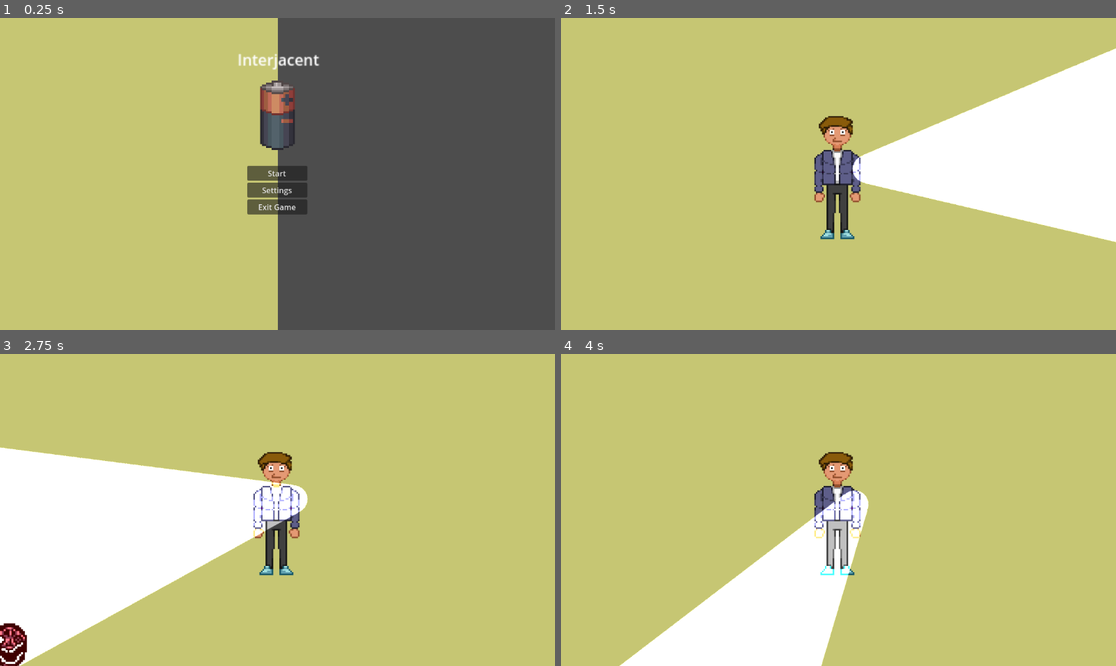
Above: before the commit, frames 1-4 (two rows, left to right).
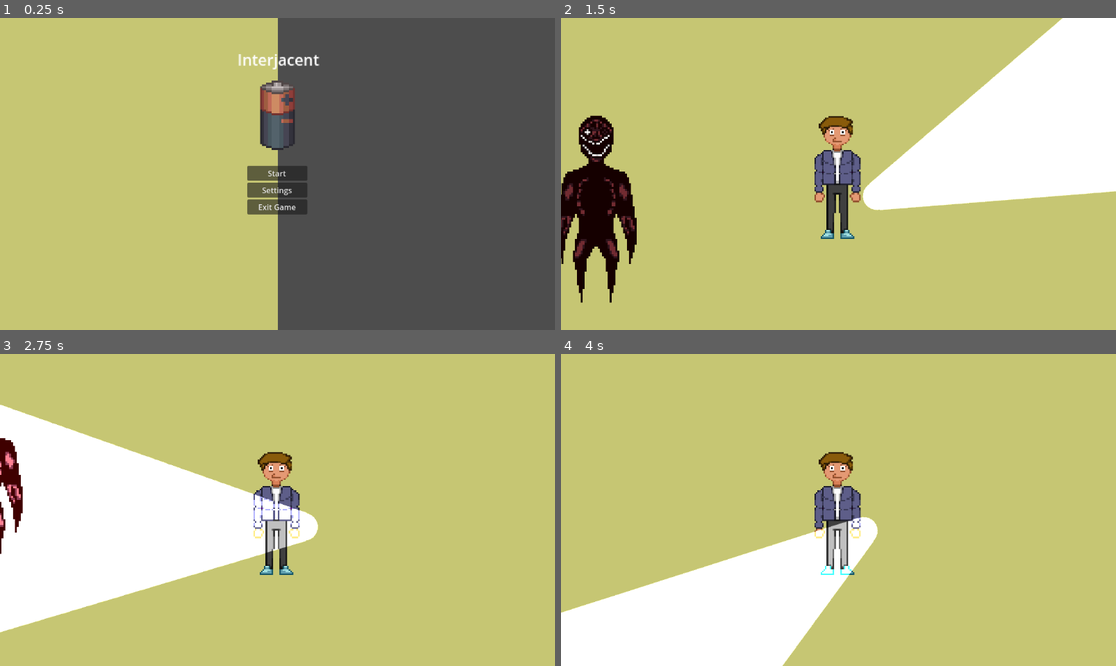
Above: after the commit, the same moments.

Repository: ChloeMayLikeCheese/GDD112-Group-Project
Game: Godot game, scene res://Menus/start_menu.tscn
The game is run twice, just before and just after one commit, with the same random seed, the same clock (stepped at 60 frames per second) and the same inputs.
Inputs (mouse positions are in pixels of both pictures, inside the frame that each line leads up to):
- Up to frame 1 (0.25 s): no input
- Up to frame 2 (1.5 s): click "Start" at 0.5 s; tap Enter at 1.25 s; move the mouse to (960, 158) at 1.27 s; hold D (Right) from 1.28 s (still down)
- Up to frame 3 (2.75 s): move the mouse to (166, 525) at 2.02 s; release D (Right) at 2.03 s; hold S (Down) from 2.03 s (still down)
- Up to frame 4 (4 s): move the mouse to (894, 441) at 2.77 s; release S (Down) at 2.78 s; hold D (Right) 2.78-3.53 s; tap Space at 3.5 s; move the mouse to (810, 572) at 3.52 s; hold W (Up) from 3.53 s (still down)

The runs differ from the first frame. In frame 1, less than 0.1% of the frame differs, in the area x 43-58%, y 11-17%; in frame 2, 12%, in the area x 0-100%, y 0-92%; in frame 3, 7.8%; in frame 4, 7.9%.

Commit message:
stuff man idk

Diff:
--- a/Creatures/Darkner.gd
+++ b/Creatures/Darkner.gd
@@ -6,15 +6,18 @@
 	if chasing:
 		#global_position.move_toward($"../../Character".global_position, delta * 100)
 
-		var player = $"../../Character"
+		var player = $"../Character"
 
 		velocity = (self.global_position - player.global_position).normalized() * move_speed
 		move_and_slide()
 
-
 func interact_with_light():
 	visible = false
-	$CollisionShape2D.disabled = true
+	$Area2D.disabled = true
 
 func _on_timer_timeout():
 	chasing = true
+
+
+func _on_area_2d_body_entered(body):
+	get_tree().quit()
--- a/Creatures/character.tscn
+++ b/Creatures/character.tscn
@@ -1,24 +1,17 @@
-[gd_scene load_steps=5 format=3 uid="uid://caqrfwj78qk08"]
+[gd_scene load_steps=4 format=3 uid="uid://caqrfwj78qk08"]
 
 [ext_resource type="Script" path="res://Creatures/character.gd" id="1_7qeht"]
 [ext_resource type="PackedScene" uid="uid://begj2j3dpscvb" path="res://Scenes/flashlight.tscn" id="3_056hc"]
 [ext_resource type="Texture2D" uid="uid://cn1ng3uylghq5" path="res://Textures/Sprite sheets/Playercharacter.png" id="3_gri71"]
 
-[sub_resource type="RectangleShape2D" id="RectangleShape2D_b7h46"]
-size = Vector2(95, 254)
-
 [node name="Character" type="CharacterBody2D"]
 collision_mask = 7
 script = ExtResource("1_7qeht")
 
-[node name="CollisionShape2D" type="CollisionShape2D" parent="."]
-position = Vector2(-1.5, 7)
-shape = SubResource("RectangleShape2D_b7h46")
-
 [node name="Camera2D" type="Camera2D" parent="."]
 
 [node name="flashlight" parent="." instance=ExtResource("3_056hc")]
-position = Vector2(46, -17)
+position = Vector2(66, 43)
 
 [node name="Playercharacter" type="Sprite2D" parent="."]
 position = Vector2(-3.00001, 9)
@@ -26,3 +19,6 @@
 texture = ExtResource("3_gri71")
 region_enabled = true
 region_rect = Rect2(34.8439, 37.278, 128.502, 321.467)
+
+[node name="CollisionPolygon2D" type="CollisionPolygon2D" parent="."]
+polygon = PackedVector2Array(-9, 136, -38, 136, -39, 131, -37, 125, -30, 123, -29, 114, -27, 103, -27, 98, -27, 68, -27, 62, -26, 51, -29, 50, -32, 58, -40, 60, -46, 59, -52, 54, -53, 48, -51, 41, -52, 24, -52, 4, -52, -29, -45, -43, -36, -50, -32, -53, -14, -53, -28, -65, -33, -82, -39, -91, -43, -100, -41, -109, -31, -119, -14, -123, -3, -121, 14, -121, 21, -119, 30, -115, 34, -108, 35, -97, 34, -84, 30, -73, 24, -66, 16, -59, 14, -53, 23, -54, 38, -50, 46, -42, 50, -31, 51, -22, 51, -14, 49, -2, 49, 19, 48, 29, 47, 37, 46, 50, 47, 60, 43, 61, 39, 62, 34, 62, 24, 61, 24, 57, 22, 57, 21, 87, 22, 96, 22, 104, 21, 110, 21, 114, 25, 119, 27, 122, 32, 125, 36, 131, 35, 134, 32, 138, 28, 138, 27, 138, 24, 138, 17, 137, 12, 137, 7, 137, 5, 137, 3, 136)
--- a/Creatures/darkener.tscn
+++ b/Creatures/darkener.tscn
@@ -1,3 +1,27 @@
-[gd_scene format=3 uid="uid://dqspds5378i1i"]
+[gd_scene load_steps=3 format=3 uid="uid://dqspds5378i1i"]
 
-[node name="Darkener" type="Node2D"]
+[ext_resource type="Script" path="res://Creatures/Darkner.gd" id="1_ctmpy"]
+[ext_resource type="Texture2D" uid="uid://cn6mrrqhsh05j" path="res://Textures/Sprite sheets/Darkner_spritesheet.png" id="2_ciyj2"]
+
+[node name="Darkner" type="CharacterBody2D"]
+collision_layer = 4
+collision_mask = 3
+script = ExtResource("1_ctmpy")
+
+[node name="DarknerSpritesheet" type="Sprite2D" parent="."]
+texture = ExtResource("2_ciyj2")
+region_enabled = true
+region_rect = Rect2(1414.73, -8.28738, 177.156, 415.512)
+
+[node name="Timer" type="Timer" parent="."]
+wait_time = 5.0
+autostart = true
+
+[node name="Area2D" type="Area2D" parent="."]
+position = Vector2(397, 20)
+
+[node name="CollisionPolygon2D" type="CollisionPolygon2D" parent="Area2D"]
+polygon = PackedVector2Array(-349, 169, -352, 147, -355, 92, -349, 93, -330, 96, -315, 49, -312, -27, -333, -93, -373, -113, -373, -129, -362, -155, -358, -188, -372, -208, -386, -216, -414, -217, -425, -208, -440, -194, -443, -178, -443, -145, -436, -127, -425, -121, -421, -111, -444, -104, -465, -94, -473, -77, -483, -54, -485, -37, -487, -18, -492, -4, -493, 13, -491, 56, -487, 70, -487, 92, -480, 100, -472, 106, -461, 96, -453, 99, -445, 103, -444, 147, -447, 175, -444, 185, -433, 188, -418, 184, -410, 168, -411, 155, -410, 141, -408, 129, -407, 119, -405, 102, -402, 90, -396, 88, -396, 114, -390, 137, -388, 152, -386, 167, -380, 180, -372, 186, -362, 181)
+
+[connection signal="timeout" from="Timer" to="." method="_on_timer_timeout"]
+[connection signal="body_entered" from="Area2D" to="." method="_on_area_2d_body_entered"]
--- a/Scenes/backrooms_1.tscn
+++ b/Scenes/backrooms_1.tscn
@@ -4,8 +4,8 @@
 [ext_resource type="Texture2D" uid="uid://b0x2uvog4fr5x" path="res://Textures/Tileset/Basetile.png" id="2_5sq33"]
 [ext_resource type="Texture2D" uid="uid://cq7tg5x5363ju" path="res://Textures/Tileset/Stain1.png" id="2_ksnc2"]
 [ext_resource type="Texture2D" uid="uid://dsobykbaipexe" path="res://Textures/Tileset/Basetile - Copy.png" id="2_q1oui"]
-[ext_resource type="PackedScene" uid="uid://cmf8361jt5w0s" path="res://Creatures/monster_1.tscn" id="3_x1jhr"]
 [ext_resource type="PackedScene" uid="uid://hajuk2n703qe" path="res://Menus/pause_menu.tscn" id="4_v37ud"]
+[ext_resource type="PackedScene" uid="uid://dqspds5378i1i" path="res://Creatures/darkener.tscn" id="6_8n3ad"]
 
 [sub_resource type="PhysicsMaterial" id="PhysicsMaterial_27vep"]
 
@@ -60,7 +60,5 @@
 
 [node name="Character" parent="." instance=ExtResource("1_4j7pa")]
 
-[node name="Monsters" type="Node2D" parent="."]
-
-[node name="Monster_1" parent="Monsters" instance=ExtResource("3_x1jhr")]
-position = Vector2(-403, 567)
+[node name="Darkener" parent="." instance=ExtResource("6_8n3ad")]
+position = Vector2(-460, 70)
--- a/Scenes/flashlight.tscn
+++ b/Scenes/flashlight.tscn
@@ -3,8 +3,12 @@
 [ext_resource type="Texture2D" uid="uid://cptcvkakcbow3" path="res://Textures/Light.png" id="1_j8qe6"]
 [ext_resource type="Script" path="res://Scenes/flashlight.gd" id="1_ykhpp"]
 
-[node name="flashlight" type="Node2D"]
+[node name="flashlight" type="Area2D"]
 script = ExtResource("1_ykhpp")
+
+[node name="CollisionPolygon2D" type="CollisionPolygon2D" parent="."]
+position = Vector2(403, 1)
+polygon = PackedVector2Array(301, -254, 308, -253, 319, -248, 327, -243, 338, -234, 346, -225, 360, -206, 364, -198, 376, -174, 381, -162, 390, -132, 393, -121, 399, -89, 402, -73, 405, -27, 405, 20, 401, 68, 397, 95, 394, 111, 391, 121, 381, 155, 380, 158, 377, 165, 369, 182, 365, 190, 359, 201, 353, 209, 346, 218, 337, 228, 328, 235, 317, 242, 302, 248, 284, 248, 279, 247, 277, 246, -388, 39, -391, 39, -403, 33, -406, 32, -413, 27, -414, 25.7, -419, 18, -420, 13, -420, 0, -419, -3, -416, -9, -415, -10, -412, -15, -409, -17, -406.5, -18, -392, -25, -388, -26, 287, -255, 290, -255)
 
 [node name="PointLight2D" type="PointLight2D" parent="."]
 energy = 2.0
--- a/project.godot
+++ b/project.godot
@@ -69,4 +69,5 @@
 
 [rendering]
 
+textures/canvas_textures/default_texture_filter=0
 renderer/rendering_method="mobile"
